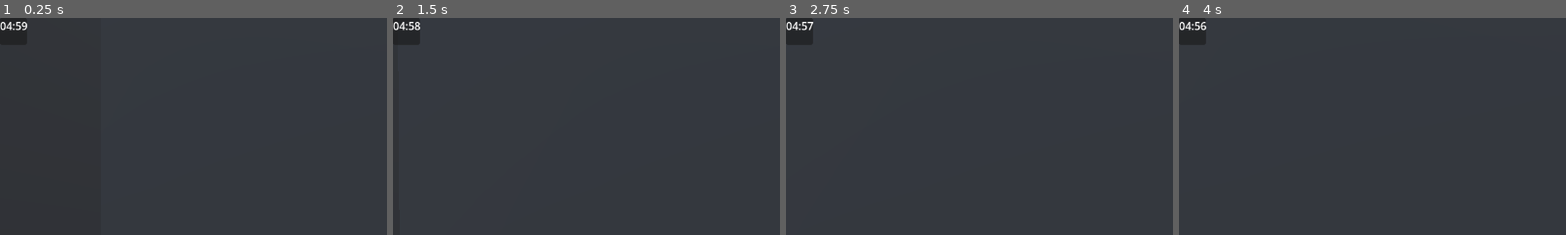
Above: before the commit, frames 1-4 (left to right).
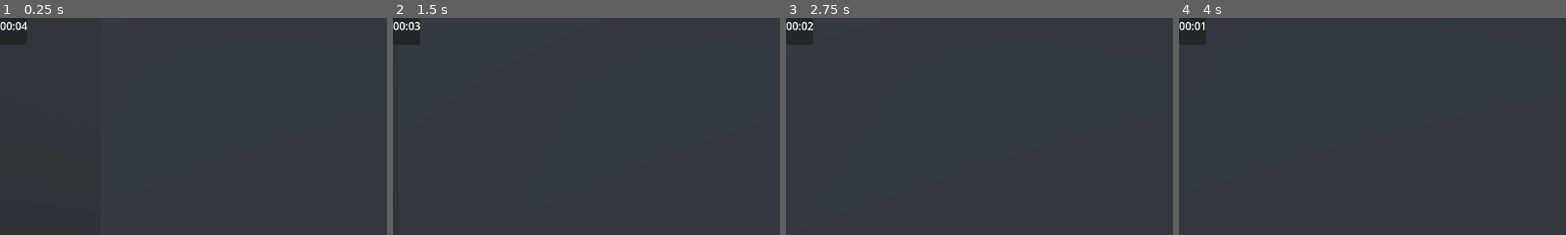
Above: after the commit, the same moments.

Repository: xychrusz/MachineJam
Game: Godot game, scene res://world.tscn
Two runs of this game, one before a commit and one after it. Both use one fixed random seed, a clock stepped at 60 frames per second and the inputs below.
Inputs (mouse positions are % of the whole screen's width and height, from its top left):
- Up to frame 1 (0.25 s): no input
- Up to frame 2 (1.5 s): tap Enter (ui_accept) at 0.5, 0.77 s; move the mouse to (55, 50) at 0.52 s; hold W (player_forward) from 0.53 s (still down); click (55, 50) at 0.6 s; move the mouse to (45, 50) at 1.27 s; click (45, 50) at 1.35 s
- Up to frame 3 (2.75 s): keep holding W (player_forward); tap Enter (ui_accept) at 1.52 s; move the mouse to (52, 48) at 2.02 s; click (52, 48) at 2.1 s
- Up to frame 4 (4 s): keep holding W (player_forward); move the mouse to (49, 52) at 2.77 s; click (49, 52) at 2.85 s; tap Enter (ui_accept) at 3.02, 3.5, 3.77 s; move the mouse to (57, 51) at 3.52 s; click (57, 51) at 3.6 s
The pictures show only the part of the screen within x 0-50%, y 0-50%; the shares and areas given below are measured in that part.

The runs differ from the first frame. In frame 1, 0.1% of the frame differs, in the area x 1-8%, y 1-6%; in frame 2, 0.1%; in frame 3, 0.1%; in frame 4, 0.1%.

Commit message:
Game ends when timer hits 0

Diff:
--- a/world.gd
+++ b/world.gd
@@ -11,4 +11,5 @@
 
 # Called every frame. 'delta' is the elapsed time since the previous frame.
 func _process(delta: float) -> void:
-	pass
+	if timer.time_left == 0:
+		get_tree().quit()
--- a/world.tscn
+++ b/world.tscn
@@ -79,7 +79,7 @@
 [node name="TheSphere" parent="." instance=ExtResource("2_nywug")]
 
 [node name="Timer" type="Timer" parent="."]
-wait_time = 300.0
+wait_time = 5.0
 one_shot = true
 autostart = true
 
